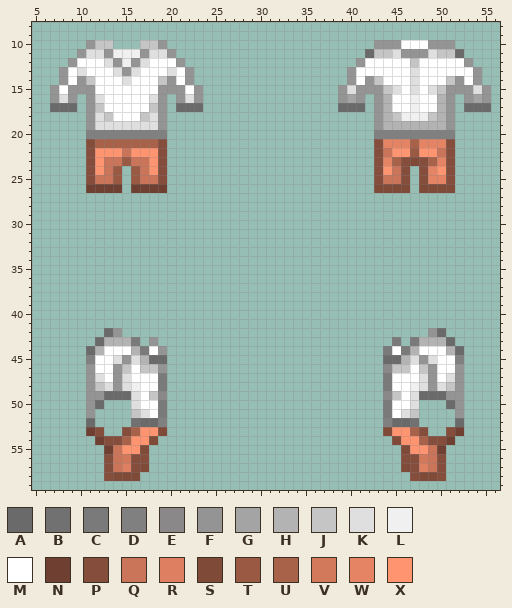
Two versions of one pixel-art sprite, Resources/Textures/_Moffstation/Clothing/Uniforms/Jumpsuit/shirtedprisoner.rsi/equipped-INNERCLOTHING.png. Above, as it was before the edit.
The file is 64x64 pixels. Colours within 5 levels of each other are drawn and written as one. Shown: x 5..56, y 8..59.
Palette (. is transparent): A #6a6a6a  B #727171  C #7a7a7a  D #808080  E #8a8888  F #949494  G #a4a4a4  H #b3b3b3  J #c5c5c5  K #dfdfdf  L #f0f0f0  M #ffffff  N #6f4031  P #854d3b  Q #ca7559  R #dd7f60  S #7f4a38  T #995943  U #a9624a  V #d3795b  W #e48464  X #ff9470
The result:
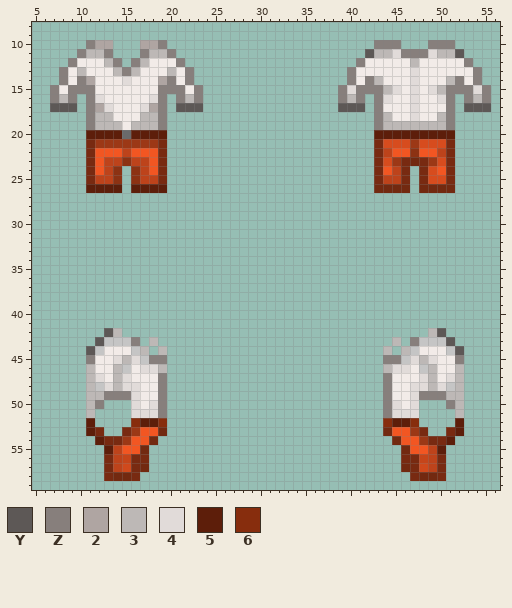
Colours new in this view: Y #5d5856  Z #877f7c  2 #afa5a2  3 #bdb8b6  4 #e1dbd9  5 #5d1e0a  6 #872d0d
The edit:
@@ palette @@
-M #ffffff
+M #f2ebe8
-P #854d3b
+P #782a11
-Q #ca7559
+Q #bd431b
-R #dd7f60
+R #d0491c
-S #7f4a38
+S #722910
-T #995943
+T #8c3213
-U #a9624a
+U #9c3816
-V #d3795b
+V #c6451a
-W #e48464
+W #d74c1e
-X #ff9470
+X #f25622
@@ x 5..56 @@
  9 ....................................................
-10 ......FJJ...JJF.......................FFFMMMFFF.....
-11 .....FKKFLLLFKKF.....................AJJKFFFKJJA....
-12 ....FMMMKFLFKMMMF...................FMMMMMJMMMMMF...
-13 ...FMKMMMKFKMMMKMF.................FMMMMMMKMMMMMMF..
-14 ...FMFJMMMKMMMJFMF.................FMFJMMMKMMMJFMF..
-15 ..FMFFFMMMMMMMFFFMF...............FKFFFJKMKMKJFFFKF.
-16 ..FKF.FKMMMMMKF.FKF...............FGF.FHMMLMMHF.FGF.
-17 ..AAA.FJMMMMMJF.AAA...............AAA.FHMMLMMHF.AAA.
-18 ......FKJMMMJKF.......................FHJLLLJHF.....
-19 ......FKKKKKKKF.......................FHHHHHHHF.....
-20 ......DDDDDDDDD.......................DDDDDDDDD.....
+10 ......Z22...22Z.......................ZZZ...ZZZ.....
+11 .....Z33Z...Z33Z.....................Y334ZZZ433Y....
+12 ....ZMMM3Z.Z3MMMZ...................ZMMMMM3MMMMMZ...
+13 ...ZM3MMM3Z3MMM3MZ.................ZMMMMMM4MMMMMMZ..
+14 ...ZMZ2MMM4MMM2ZMZ.................ZMZ3MMM4MMM3ZMZ..
+15 ..ZMZZZMMMMMMMZZZMZ...............Z4ZZZ34M4M43ZZZ4Z.
+16 ..Z3Z.Z4MMMMM4Z.Z3Z...............Z3Z.Z4MM4MM4Z.Z3Z.
+17 ..YYY.Z24MMM42Z.YYY...............YYY.ZMMM4MMMZ.YYY.
+18 ......Z33MMM33Z.......................Z3MM4MM3Z.....
+19 ......Z333M333Z.......................Z3333333Z.....
+20 ......5555A5555.......................555555555.....
 21 ......PUUUUUUUP.......................PWWWUWWWP.....
@@ x 9..21 @@
 25 ..PQQT.TQQP..
-26 ..NNNN.NNNN..
+26 ..5555.5555..
 27 .............
@@ x 5..56 @@
 41 ....................................................
-42 ........AF..................................FA......
-43 .......AHHHC.F..........................C.CHHHA.....
-44 ......AHMMMHCMF........................CMCHMMMHA....
-45 ......DMMKFKHAA........................AAHKFKMMD....
-46 ......FMMFJMJJF........................EJJMJFMMF....
-47 ......FKMFKMMMC........................CMMMKFMKF....
-48 ......FJKFKLMMC........................CMMLKFKJF....
-49 ......FFAAAKMJE........................EJMKAAAFF....
-50 ......FA...KMMC........................CMMK...AF....
-51 ......F....JKMC........................CMKJ....F....
-52 ......A....BAAD........................DAAB....A....
-53 ......NP..PUXXS........................SXXUP..PN....
-54 .......NPPUXXS..........................SXXUPPN.....
-55 ........NQXXS............................SXXQN......
+42 ........Y3..................................3Y......
+43 .......YJJJZ.3..........................3.ZJJJY.....
+44 ......YJMMMJ3.3........................3.3JMMMJY....
+45 ......ZMM434JZZ........................ZZJ434MMZ....
+46 ......3MM3JM443........................344MJ3MM3....
+47 ......34M34MMMZ........................ZMMM43M43....
+48 ......3J4344MMZ........................ZMM4434J3....
+49 ......33ZZZ4MMZ........................ZMM4ZZZ33....
+50 ......3Z...4M4Z........................Z4M4...Z3....
+51 ......3....444Z........................Z444....3....
+52 ......5....6556........................6556....5....
+53 ......5P..PUXXS........................SXXUP..P5....
+54 .......5PPUXXS..........................SXXUPP5.....
+55 ........5QXXS............................SXXQ5......
 56 ........PQVPP............................PPVQP......
 57 ........PQRPS............................SPRQP......
-58 ........PSSS..............................PSSP......
+58 ........PSSP..............................PSSP......
 59 ....................................................
Pixel boxes of the changes (left, top, right, bottom) in both pictures:
changed: (50, 40, 203, 193)
changed: (338, 40, 491, 193)
changed: (86, 328, 167, 481)
changed: (383, 328, 464, 481)
